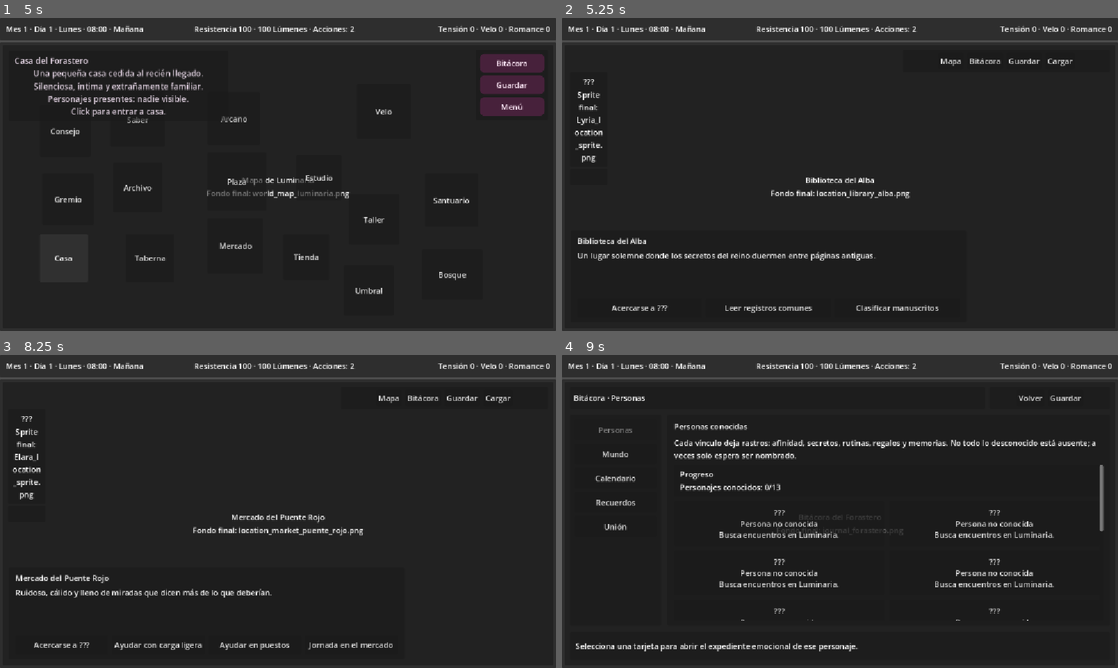
Above: before the commit, frames 1-4 (two rows, left to right).
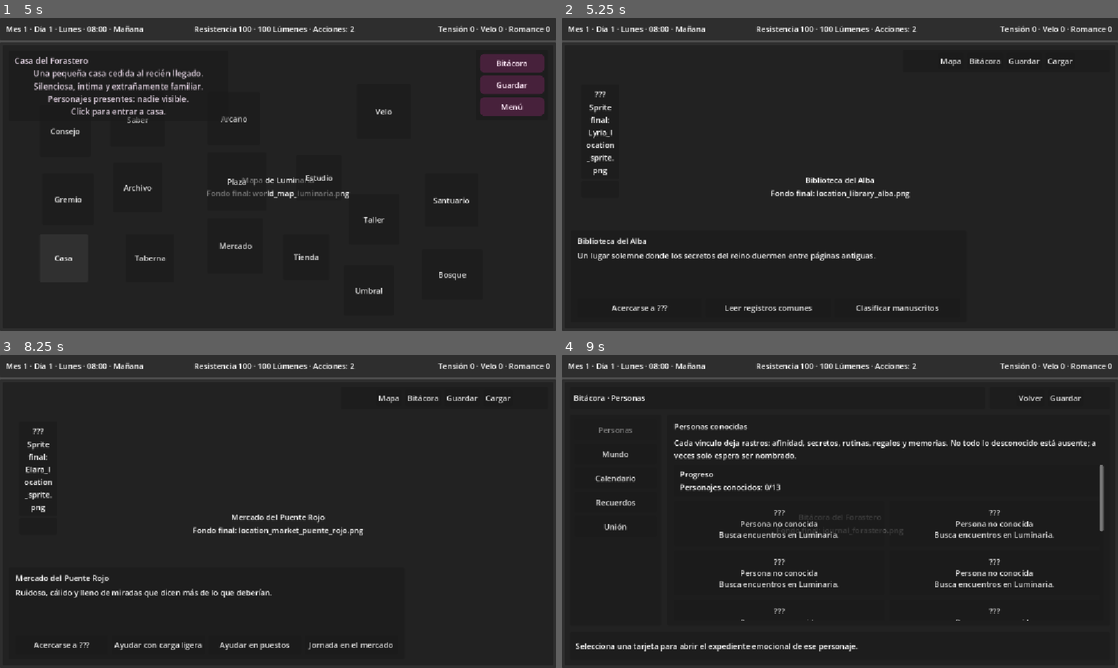
Above: after the commit, the same moments.

Repository: JoshSnowMex/isekai-novel
Game: Godot game, scene res://scenes/menu/MainMenu.tscn
Two runs of this game, one before a commit and one after it. Both use one fixed random seed, a clock stepped at 60 frames per second and the inputs below.
Inputs (mouse positions are in pixels of both pictures, inside the frame that each line leads up to):
- Up to frame 1 (5 s): click "Nuevo juego" at 0.5 s; click "Forastero Sensible" at 1.25 s; click "Confirmar clase" at 2 s; click "Hombre" at 2.75 s; click "Comenzar" at 3.5 s; click "Casa" at 4.25 s
- Up to frame 2 (5.25 s): click "Saber" at 5 s
- Up to frame 3 (8.25 s): click (27, 439) at 5.77 s; click (38, 452) at 6.52 s; click "Mapa" at 7.25 s; click "Mercado" at 8 s
- Up to frame 4 (9 s): click "Bitácora" at 8.75 s

Frame 1 is identical in both runs. In frame 2, 0.5% of the frame differs, in the area x 2-10%, y 19-51%; in frame 3, 0.5%; in frame 4, nothing differs.

Commit message:
blast update

Diff:
--- a/scenes/date/date_scene.gd
+++ b/scenes/date/date_scene.gd
@@ -23,10 +23,12 @@
 var npc_status_label: Label
 
 var narrative_panel: PanelContainer
+var narrative_scroll: ScrollContainer
 var narrative_label: Label
 
 var action_panel: PanelContainer
-var action_buttons: HBoxContainer
+var action_scroll: ScrollContainer
+var action_buttons: GridContainer
 
 var current_date: Dictionary = {}
 var current_mode: String = "normal"
@@ -235,7 +237,7 @@
 
 func build_narrative_panel() -> void:
 	narrative_panel = PanelContainer.new()
-	narrative_panel.custom_minimum_size = Vector2(760, 128)
+	narrative_panel.custom_minimum_size = Vector2(760, 190)
 	date_layer.add_child(narrative_panel)
 
 	var margin: MarginContainer = MarginContainer.new()
@@ -245,18 +247,24 @@
 	margin.add_theme_constant_override("margin_bottom", 10)
 	narrative_panel.add_child(margin)
 
+	narrative_scroll = ScrollContainer.new()
+	narrative_scroll.size_flags_horizontal = Control.SIZE_EXPAND_FILL
+	narrative_scroll.size_flags_vertical = Control.SIZE_EXPAND_FILL
+	narrative_scroll.horizontal_scroll_mode = ScrollContainer.SCROLL_MODE_DISABLED
+	narrative_scroll.vertical_scroll_mode = ScrollContainer.SCROLL_MODE_AUTO
+	margin.add_child(narrative_scroll)
+
 	narrative_label = Label.new()
 	narrative_label.size_flags_horizontal = Control.SIZE_EXPAND_FILL
-	narrative_label.size_flags_vertical = Control.SIZE_EXPAND_FILL
+	narrative_label.size_flags_vertical = Control.SIZE_SHRINK_BEGIN
 	narrative_label.vertical_alignment = VERTICAL_ALIGNMENT_TOP
 	narrative_label.horizontal_alignment = HORIZONTAL_ALIGNMENT_LEFT
 	narrative_label.autowrap_mode = TextServer.AUTOWRAP_WORD_SMART
-	margin.add_child(narrative_label)
-
+	narrative_scroll.add_child(narrative_label)
 
 func build_action_panel() -> void:
 	action_panel = PanelContainer.new()
-	action_panel.custom_minimum_size = Vector2(760, 62)
+	action_panel.custom_minimum_size = Vector2(760, 120)
 	date_layer.add_child(action_panel)
 
 	var margin: MarginContainer = MarginContainer.new()
@@ -266,13 +274,19 @@
 	margin.add_theme_constant_override("margin_bottom", 8)
 	action_panel.add_child(margin)
 
-	action_buttons = HBoxContainer.new()
+	action_scroll = ScrollContainer.new()
+	action_scroll.size_flags_horizontal = Control.SIZE_EXPAND_FILL
+	action_scroll.size_flags_vertical = Control.SIZE_EXPAND_FILL
+	action_scroll.horizontal_scroll_mode = ScrollContainer.SCROLL_MODE_DISABLED
+	action_scroll.vertical_scroll_mode = ScrollContainer.SCROLL_MODE_AUTO
+	margin.add_child(action_scroll)
+
+	action_buttons = GridContainer.new()
 	action_buttons.size_flags_horizontal = Control.SIZE_EXPAND_FILL
-	action_buttons.size_flags_vertical = Control.SIZE_EXPAND_FILL
-	action_buttons.alignment = BoxContainer.ALIGNMENT_CENTER
-	action_buttons.add_theme_constant_override("separation", 8)
-	margin.add_child(action_buttons)
-
+	action_buttons.columns = 3
+	action_buttons.add_theme_constant_override("h_separation", 8)
+	action_buttons.add_theme_constant_override("v_separation", 8)
+	action_scroll.add_child(action_buttons)
 
 func start_date(npc_id: String, date_location_id: String = "") -> void:
 	current_mode = "normal"
@@ -342,7 +356,7 @@
 	var progress: int = int(current_date.get("progress", 0))
 	var threshold: int = int(date_location.get("success_threshold", 70))
 
-	top_info_label.text = "Cita con %s · Progreso %s/%s" % [
+	top_info_label.text = "Cita con %s · Progreso %s%% · Éxito desde %s%%" % [
 		npc.get("name", npc_id),
 		progress,
 		threshold
@@ -487,7 +501,8 @@
 	button.disabled = disabled
 	button.focus_mode = Control.FOCUS_ALL
 	button.size_flags_horizontal = Control.SIZE_EXPAND_FILL
-	button.custom_minimum_size = Vector2(120, 38)
+	button.custom_minimum_size = Vector2(180, 42)
+	button.autowrap_mode = TextServer.AUTOWRAP_WORD_SMART
 
 	if not disabled:
 		button.pressed.connect(callback)
@@ -573,8 +588,7 @@
 	refresh_date_view()
 
 	for option in q["options"]:
-		var value: String = str(option)
-		add_action_button(value, func(): answer_question(q, value), false, "Responder: %s" % value)
+		add_question_option_button(q, str(option))
 
 	add_action_button("No responder", func():
 		current_narrative = "Decides no responder todavía. Algunas preguntas pesan más cuando se entienden a medias."
@@ -627,14 +641,7 @@
 		var item_entry: Dictionary = entry
 		var item_id: String = item_entry.get("item_id", "")
 		var amount: int = int(item_entry.get("amount", 0))
-		var item_data: Dictionary = DataManager.get_item(item_id)
-
-		add_action_button(
-			"%s x%s" % [item_data.get("name", item_id), amount],
-			func(): give_date_gift(item_id),
-			false,
-			str(item_data.get("description", "Un regalo."))
-		)
+		add_gift_option_button(item_id, amount)
 
 	add_action_button("Volver", func():
 		current_narrative = "Guardas el regalo por ahora."
@@ -717,15 +724,7 @@
 		refresh_date_view()
 	else:
 		for move_id in move_ids:
-			var id: String = str(move_id)
-			var move: Dictionary = DataManager.get_date_move(id)
-
-			add_action_button(
-				move.get("name", id),
-				func(): perform_move(id),
-				false,
-				build_move_hint(id)
-			)
+			add_move_option_button(str(move_id))
 
 	add_action_button("Volver", func():
 		current_narrative = "Dejas pasar el gesto por ahora."
@@ -786,8 +785,7 @@
 	refresh_date_view()
 
 	for option in q.get("options", []):
-		var value: String = str(option)
-		add_action_button(value, func(): answer_special_question(q, value))
+		add_special_question_option_button(q, str(option))
 
 	add_action_button("No responder", func():
 		current_narrative = "Decides no forzar la respuesta todavía."
@@ -902,8 +900,8 @@
 	top_info_panel.position = Vector2(margin, top_y)
 
 	var content_top: float = top_y + top_height + 12.0
-	var bottom_action_height: float = 66.0
-	var narrative_height: float = 132.0
+	var bottom_action_height: float = 132.0
+	var narrative_height: float = 190.0
 	var gap: float = 10.0
 
 	var available_width: float = date_layer.size.x - 24.0
@@ -916,8 +914,8 @@
 		npc_width = 240.0
 		scene_width = max(320.0, available_width - npc_width - 12.0)
 
-	scene_panel.size = Vector2(scene_width, max(210.0, available_height))
-	scene_panel.position = Vector2(12.0, content_top)
+	scene_panel.size = Vector2(scene_width, max(150.0, available_height))
+	npc_panel.size = Vector2(npc_width, max(150.0, available_height))
 
 	npc_panel.size = Vector2(npc_width, max(210.0, available_height))
 	npc_panel.position = Vector2(scene_panel.position.x + scene_width + 12.0, content_top)
@@ -925,7 +923,7 @@
 	narrative_panel.size = Vector2(available_width, narrative_height)
 	narrative_panel.position = Vector2(
 		12.0,
-		content_top + max(210.0, available_height) + gap
+		content_top + max(150.0, available_height) + gap
 	)
 
 	action_panel.size = Vector2(available_width, bottom_action_height)
@@ -934,6 +932,13 @@
 		narrative_panel.position.y + narrative_height + gap
 	)
 
+	if action_buttons != null:
+		if action_panel.size.x >= 900:
+			action_buttons.columns = 4
+		elif action_panel.size.x >= 660:
+			action_buttons.columns = 3
+		else:
+			action_buttons.columns = 2
 
 func refresh_layout_after_frame() -> void:
 	await get_tree().process_frame
@@ -961,3 +966,41 @@
 	offset_top = 0
 	offset_right = 0
 	offset_bottom = 0
+
+func add_question_option_button(question: Dictionary, value: String) -> void:
+	var locked_value: String = value
+	add_action_button(
+		locked_value,
+		func(): answer_question(question, locked_value),
+		false,
+		"Responder: %s" % locked_value
+	)
+
+func add_special_question_option_button(question: Dictionary, value: String) -> void:
+	var locked_value: String = value
+	add_action_button(
+		locked_value,
+		func(): answer_special_question(question, locked_value)
+	)
+
+func add_gift_option_button(item_id: String, amount: int) -> void:
+	var locked_item_id: String = item_id
+	var item_data: Dictionary = DataManager.get_item(locked_item_id)
+
+	add_action_button(
+		"%s x%s" % [item_data.get("name", locked_item_id), amount],
+		func(): give_date_gift(locked_item_id),
+		false,
+		str(item_data.get("description", "Un regalo."))
+	)
+
+func add_move_option_button(move_id: String) -> void:
+	var locked_move_id: String = move_id
+	var move: Dictionary = DataManager.get_date_move(locked_move_id)
+
+	add_action_button(
+		move.get("name", locked_move_id),
+		func(): perform_move(locked_move_id),
+		false,
+		build_move_hint(locked_move_id)
+	)
--- a/scenes/location/location_scene.gd
+++ b/scenes/location/location_scene.gd
@@ -209,6 +209,7 @@
 
 func rebuild_characters() -> void:
 	clear_children(character_layer)
+	character_positions_by_location.clear()
 
 	var present_npcs: Array = get_present_npcs()
 
@@ -630,10 +631,6 @@
 		bottom_description_label.text = "Está aquí. Puedes acercarte y decidir cómo relacionarte con %s." % npc.get("name", npc_id)
 	else:
 		bottom_description_label.text = "Ves a alguien en esta zona, pero todavía no sabes quién es."
-
-	clear_bottom_actions()
-	add_bottom_action("Acercarse", func(): select_npc(npc_id))
-	add_bottom_action("Acciones del lugar", func(): show_location_actions(DataManager.get_location(current_location_id)))
 
 
 func select_npc(npc_id: String) -> void:
@@ -1239,20 +1236,13 @@
 		max(size_value.y, min_height)
 	)
 
-func get_stable_character_position(npc_id: String, index: int, total: int, character_size: Vector2) -> Vector2:
-	if not character_positions_by_location.has(current_location_id):
-		character_positions_by_location[current_location_id] = {}
-
-	var location_positions: Dictionary = character_positions_by_location[current_location_id]
-
-	if location_positions.has(npc_id):
-		var stored_position: Vector2 = location_positions[npc_id]
-		return clamp_character_position(stored_position, character_size)
-
-	var position_value: Vector2 = get_character_position(index, total, character_size)
-	location_positions[npc_id] = position_value
-
-	return position_value
+func get_stable_character_position(npc_id: String, index: int, total: int, button_size: Vector2) -> Vector2:
+	var key: String = "%s:%s" % [current_location_id, npc_id]
+
+	if not character_positions_by_location.has(key):
+		character_positions_by_location[key] = get_character_position(index, total, button_size)
+
+	return character_positions_by_location[key]
 
 func clamp_character_position(position_value: Vector2, character_size: Vector2) -> Vector2:
 	var margin: float = 8.0
@@ -1264,33 +1254,24 @@
 		clamp(position_value.y, margin, max_y)
 	)
 
-func get_character_position(index: int, total: int, character_size: Vector2) -> Vector2:
-	var safe_width: float = max(location_layer.size.x, 1.0)
-	var safe_height: float = max(location_layer.size.y, 1.0)
-
-	var usable_width: float = safe_width * 0.76
-	var start_x: float = (safe_width - usable_width) * 0.5
-
-	var gap: float = 18.0
-
-	if total > 1:
-		gap = min(34.0, usable_width / float(total) * 0.12)
-
-	var total_width: float = float(total) * character_size.x + float(max(total - 1, 0)) * gap
-	var x: float = start_x + ((usable_width - total_width) * 0.5) + float(index) * (character_size.x + gap)
-
-	var floor_y: float = safe_height - character_size.y - get_bottom_panel_reserved_height()
-
-	if safe_height < 520:
-		floor_y = safe_height - character_size.y - 118.0
-
-	var y: float = max(62.0, floor_y)
+func get_character_position(index: int, total: int, button_size: Vector2) -> Vector2:
+	var reserved_bottom: float = get_bottom_panel_reserved_height()
+	var available_height: float = max(220.0, location_layer.size.y - reserved_bottom)
+	var base_x: float = 32.0
+	var gap_x: float = max(26.0, button_size.x * 0.28)
+
+	var x: float = base_x + (float(index) * (button_size.x + gap_x))
+	var y: float = max(
+		58.0,
+		available_height - button_size.y - 8.0
+	)
+
+	var max_x: float = max(32.0, location_layer.size.x - button_size.x - 32.0)
 
 	return Vector2(
-		clamp(x, 8.0, max(8.0, safe_width - character_size.x - 8.0)),
-		clamp(y, 54.0, max(54.0, safe_height - character_size.y - 8.0))
-	)
-
+		clamp(x, 32.0, max_x),
+		y
+	)
 
 func get_bottom_panel_reserved_height() -> float:
 	if location_layer.size.x < 760:
--- a/ui/components/location_hover_card.gd
+++ b/ui/components/location_hover_card.gd
@@ -86,12 +86,11 @@
 	var result: Array = []
 
 	for npc_id in DataManager.npcs.keys():
-		var npc: Dictionary = DataManager.get_npc(str(npc_id))
-		var schedule: Dictionary = npc.get("schedule", {})
-		var current_location: String = str(schedule.get(GameManager.current_time_block, ""))
+		var id: String = str(npc_id)
+		var current_location: String = ScheduleSystem.get_npc_location(id)
 
 		if current_location == location_id:
-			result.append(str(npc_id))
+			result.append(id)
 
 	return result
 
Binary file changed: ejemplo.png
Binary file changed: tienda1.png
